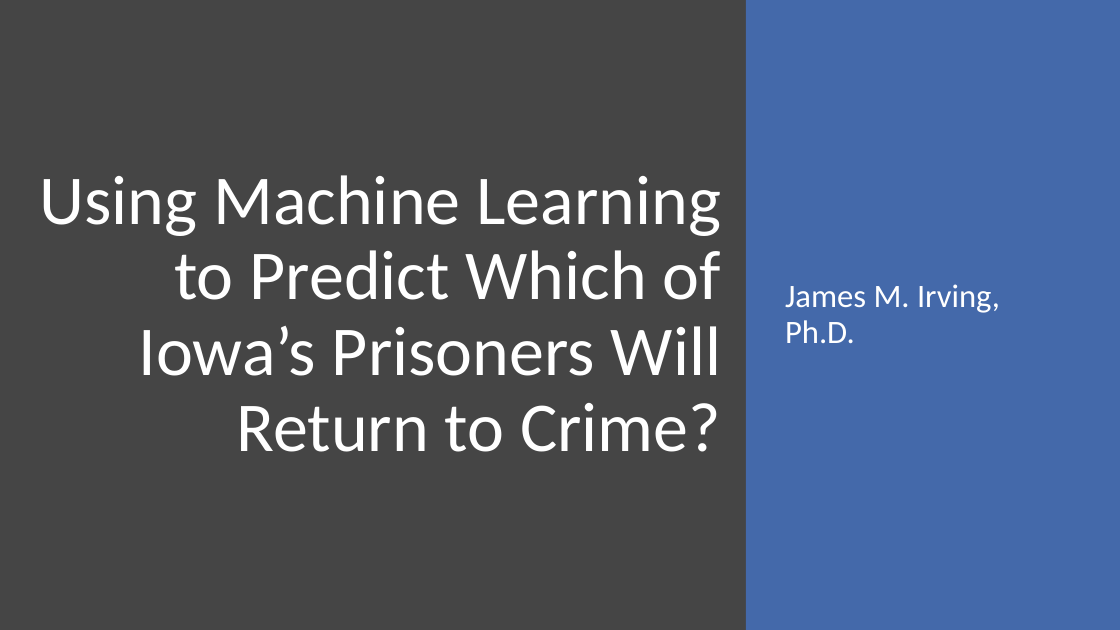
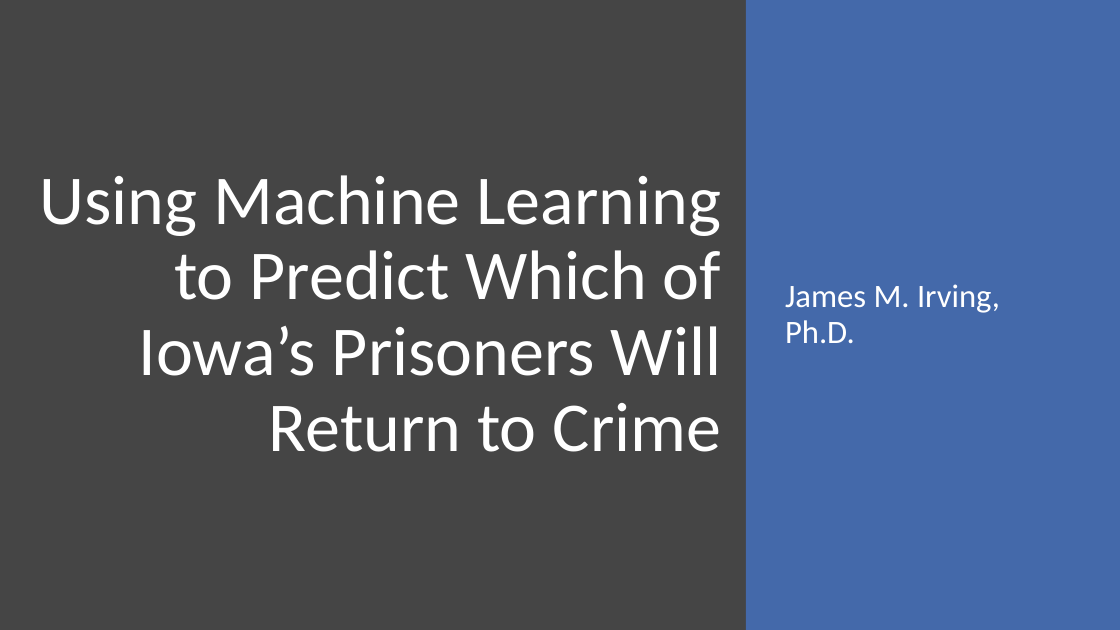
Before and after one commit to jirvingphd/iowa-prisoner-recidivism-mod-3-project, a slide deck: slide 1 of Predicting Recidivism in Released Prisoner in Iowa_v2.pptx. Drawn at 1120x630 pixels with LibreOffice and Linux fonts; fonts in the diff are those of the drawing. Boxes give left, top, right and bottom in pixels: in the first picture for what was removed or moved away, otherwise in the second. Text is boxed around its words. In the diff, an @@ line names an element or a change of style, - is before the commit and + after.

Commit message:
Updated title slide

```diff
--- a/Predicting Recidivism in Released Prisoner in Iowa_v2.pptx
+++ b/Predicting Recidivism in Released Prisoner in Iowa_v2.pptx
@@ title at (40,175,721,452): text changed @@
-Using Machine Learning to Predict Which of
-Iowa’s Prisoners Will Return to Crime?
+Using Machine Learning to Predict Which of
+Iowa’s Prisoners Will Return to Crime
```
Also in this commit, not shown: 1 other file.
